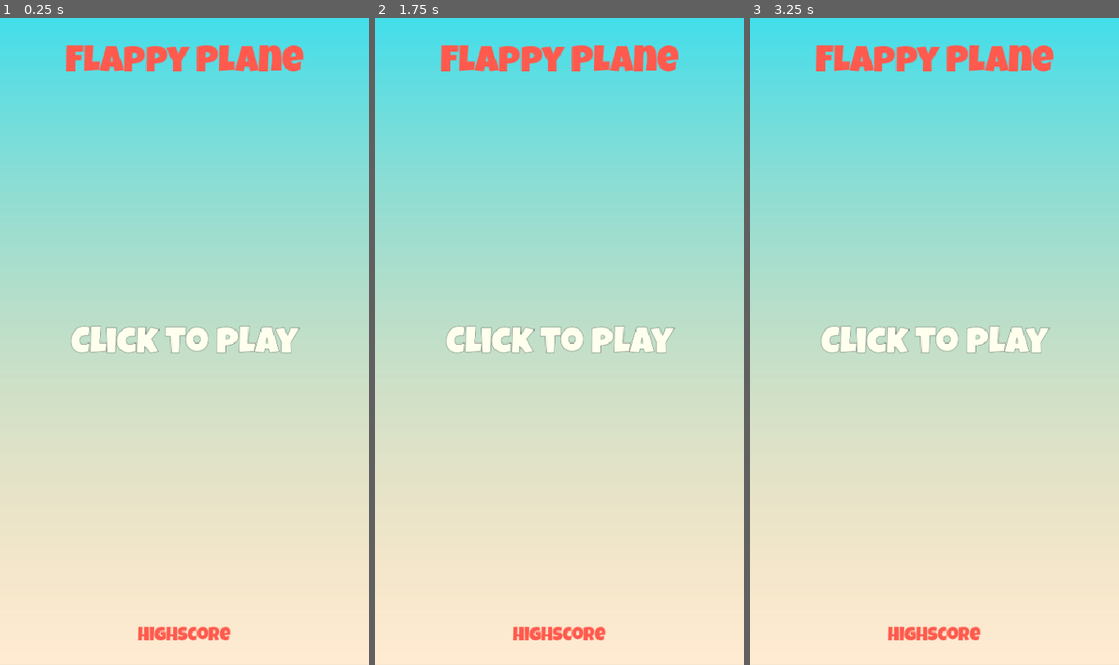
Above: before the commit, frames 1-3 (left to right).
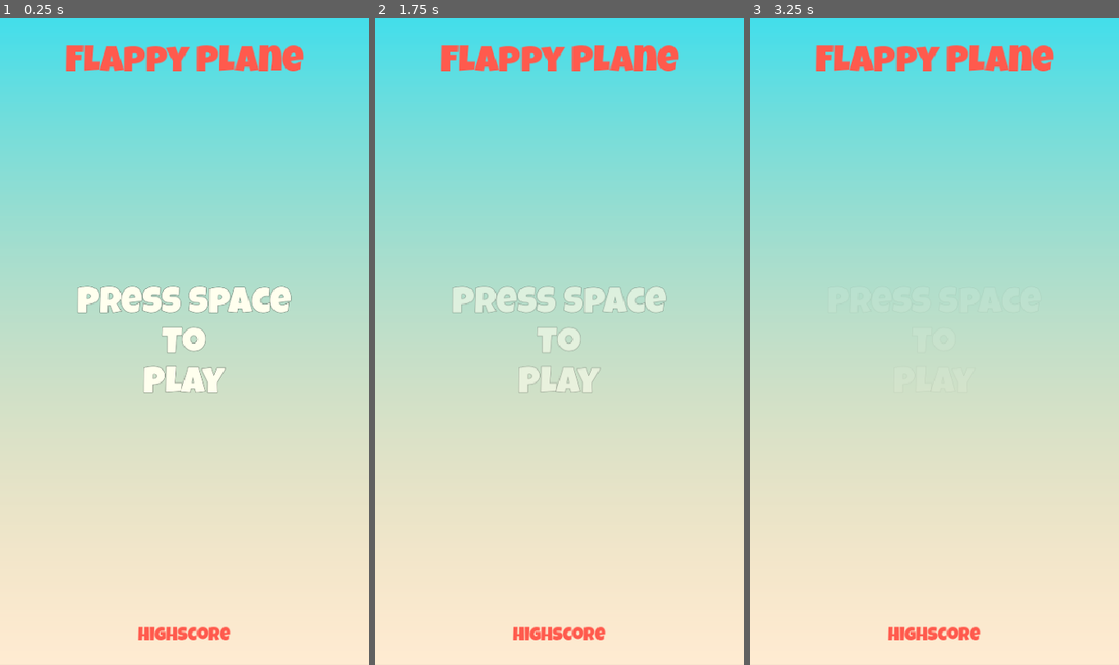
Above: after the commit, the same moments.

Repository: ankit-suman-07/FLAPPY_BIRD
Game: Godot game, scene res://scenes/main.tscn
Same seed, same stepped clock (60 frames per second), same inputs: the game is played once before the commit and once after it. This scene is started directly instead of the project's main scene.
Inputs:
- Up to frame 1 (0.25 s): no input
- Up to frame 2 (1.75 s): tap Enter at 0.5, 1.25 s; tap Space (jump) at 0.77, 1.52 s
- Up to frame 3 (3.25 s): tap Enter at 2, 2.75 s; tap Space (jump) at 3.02 s

The runs differ from the first frame. In frame 1, 3.9% of the frame differs, in the area x 19-82%, y 41-58%; in frame 2, 3.7%; in frame 3, 1.6%.

Commit message:
Add flash text and audio in main screen

Diff:
--- a/scenes/main.tscn
+++ b/scenes/main.tscn
@@ -1,8 +1,9 @@
-[gd_scene load_steps=6 format=3 uid="uid://cm621q6roibev"]
+[gd_scene load_steps=9 format=3 uid="uid://cm621q6roibev"]
 
 [ext_resource type="Texture2D" uid="uid://b0xd5bk668hsf" path="res://assets/background/sky.png" id="1_sugp2"]
 [ext_resource type="LabelSettings" uid="uid://t6g6ery78lwy" path="res://resources/red_font_48.tres" id="2_jyhfs"]
 [ext_resource type="FontFile" uid="uid://fnbx65e2chw8" path="res://assets/fonts/LuckiestGuy-Regular.ttf" id="3_tbgi4"]
+[ext_resource type="AudioStream" uid="uid://d36yg5ac3s6jx" path="res://assets/audio/bgm_menu.mp3" id="4_jyhfs"]
 
 [sub_resource type="LabelSettings" id="LabelSettings_tefeu"]
 font = ExtResource("3_tbgi4")
@@ -15,6 +16,28 @@
 font = ExtResource("3_tbgi4")
 font_size = 24
 font_color = Color(1, 0.3529412, 0.3019608, 1)
+
+[sub_resource type="Animation" id="Animation_sugp2"]
+resource_name = "flash"
+length = 0.7
+loop_mode = 1
+tracks/0/type = "value"
+tracks/0/imported = false
+tracks/0/enabled = true
+tracks/0/path = NodePath("MarginContainer/playGame:modulate")
+tracks/0/interp = 1
+tracks/0/loop_wrap = true
+tracks/0/keys = {
+"times": PackedFloat32Array(0.16666667, 0.3018242, 0.4059792, 0.5025395, 0.6012697),
+"transitions": PackedFloat32Array(1, 1, 1, 1, 1),
+"update": 0,
+"values": [Color(1, 1, 1, 1), Color(1, 1, 1, 1), Color(1, 1, 1, 0.02745098), Color(1, 1, 1, 0.1764706), Color(1, 1, 1, 1)]
+}
+
+[sub_resource type="AnimationLibrary" id="AnimationLibrary_jyhfs"]
+_data = {
+&"flash": SubResource("Animation_sugp2")
+}
 
 [node name="main" type="Control"]
 layout_mode = 3
@@ -53,10 +76,12 @@
 horizontal_alignment = 1
 vertical_alignment = 1
 
-[node name="centerText" type="Label" parent="MarginContainer"]
+[node name="playGame" type="Label" parent="MarginContainer"]
 layout_mode = 2
 size_flags_horizontal = 4
-text = "Click to play"
+text = "Press Space
+To
+Play"
 label_settings = SubResource("LabelSettings_tefeu")
 horizontal_alignment = 1
 vertical_alignment = 1
@@ -67,3 +92,14 @@
 size_flags_vertical = 8
 text = "HighScore"
 label_settings = SubResource("LabelSettings_sugp2")
+
+[node name="AnimationPlayer" type="AnimationPlayer" parent="."]
+libraries = {
+&"": SubResource("AnimationLibrary_jyhfs")
+}
+autoplay = "flash"
+
+[node name="music" type="AudioStreamPlayer2D" parent="."]
+stream = ExtResource("4_jyhfs")
+volume_db = -10.0
+autoplay = true
Not shown, changed: assets/audio/bgm_menu.mp3.import
